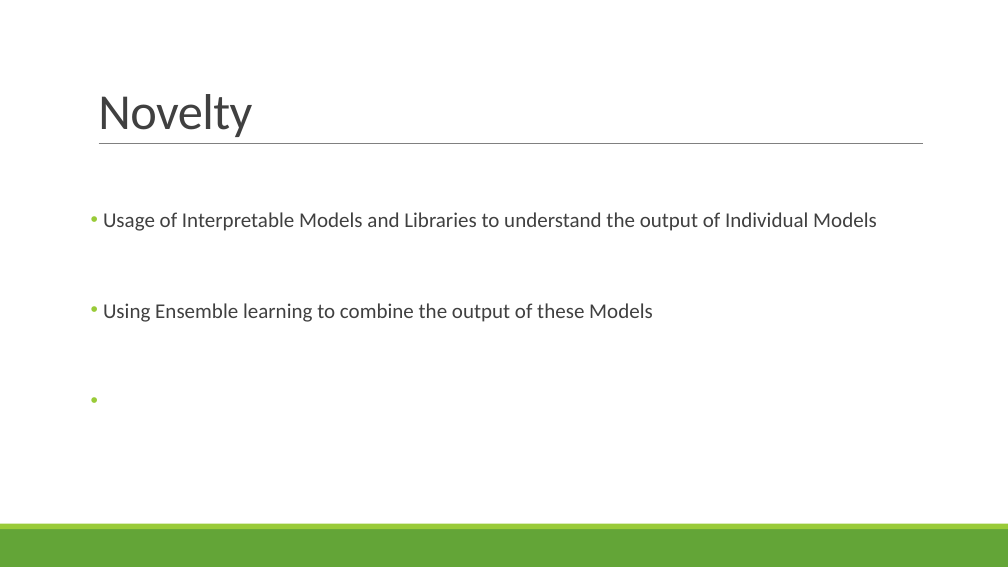
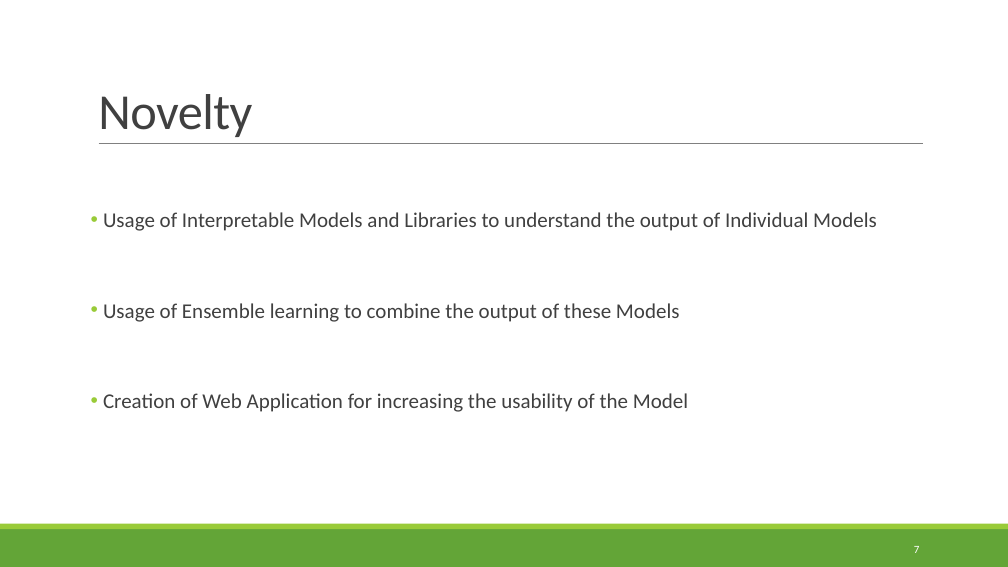
Before and after one commit to HimanshuKGP007/COV_Project, a slide deck: slide 7 of BTP_Files/PPT/BTP Presentation.pptx (slide 8 before the commit). Drawn at 1008x567 pixels with LibreOffice and Linux fonts; fonts in the diff are those of the drawing. Boxes give left, top, right and bottom in pixels: in the first picture for what was removed or moved away, otherwise in the second. Text is boxed around its words. In the diff, an @@ line names an element or a change of style, - is before the commit and + after.

```diff
--- a/BTP_Files/PPT/BTP Presentation.pptx
+++ b/BTP_Files/PPT/BTP Presentation.pptx
@@ text at [103,303,688,412]: text changed @@
-• Using Ensemble learning to combine the output of these Models
+• Usage of Ensemble learning to combine the output of these Models
+• Creation of Web Application for increasing the usability of the Model
@@ page number added at [914,546,920,553], 10.5 pt, text #FFFFFF @@
+7
```
Also in this commit, not shown: 5 other slides changed, 13 slides added, 4 slides removed, 9 other files.
